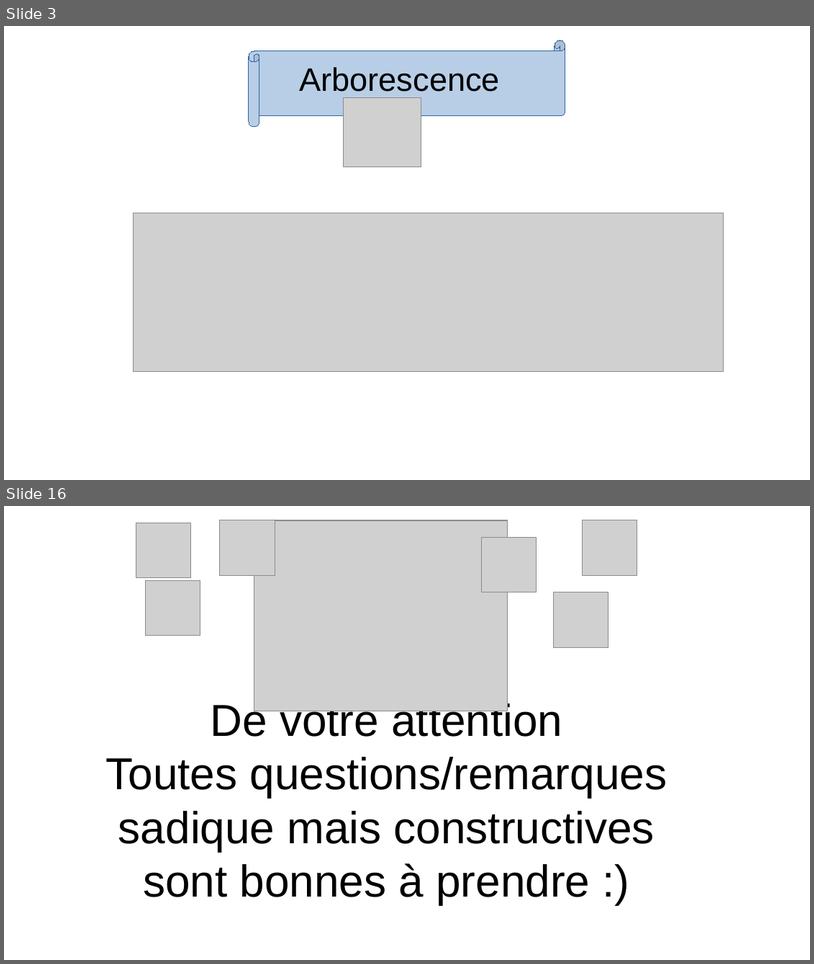
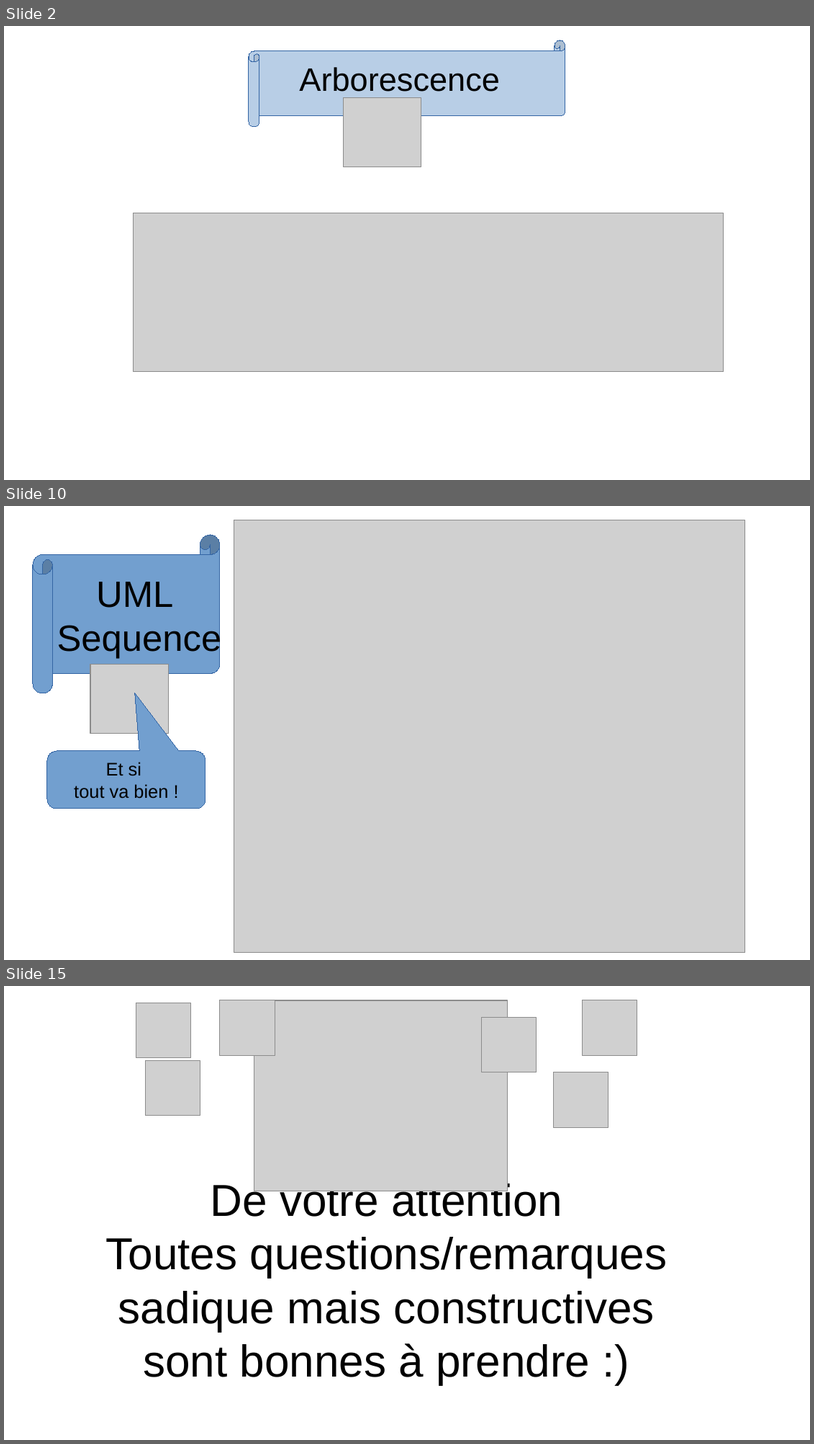
Before and after one commit to theo2b90/git-rea, a slide deck: ORAL.odp. Shown one above the other, each under a label of ours: slides 3 and 16 before the commit, slides 2, 10 and 15 after it; the slides between them are not shown. The pictures are 814x964 and 814x1444 pixels, drawn with LibreOffice and Linux fonts; fonts in the diff are those of the drawing; grey boxes stand for pictures. Boxes give left, top, right and bottom in pixels: in the first picture for what was removed or moved away, otherwise in the second. Text is boxed around its words. In the diff, an @@ line names an element or a change of style, - is before the commit and + after.

```diff
--- a/ORAL.odp
+++ b/ORAL.odp
@@ slide 10 added at (4, 506, 810, 960), background #FFFFFF @@
@@ picture added at (234, 520, 746, 953) @@
@@ horizontal scroll added at (33, 535, 220, 693), fill #729FCF, outline #3465A4 0 pt @@
@@ title added at (57, 582, 222, 658), 36 pt, text #000000 @@
+UML
+Sequence
@@ picture added at (90, 665, 169, 734) @@
@@ rounded speech box added at (47, 751, 206, 809), fill #729FCF, outline #3465A4 0 pt, 18 pt, text #000000 @@
+Et si
+tout va bien !
@@ what was slide 3 is now slide 2 @@
@@ what was slide 16 is now slide 15 @@
```
Also in this commit, not shown: 11 slides changed, 1 other slide added, 3 slides removed.
